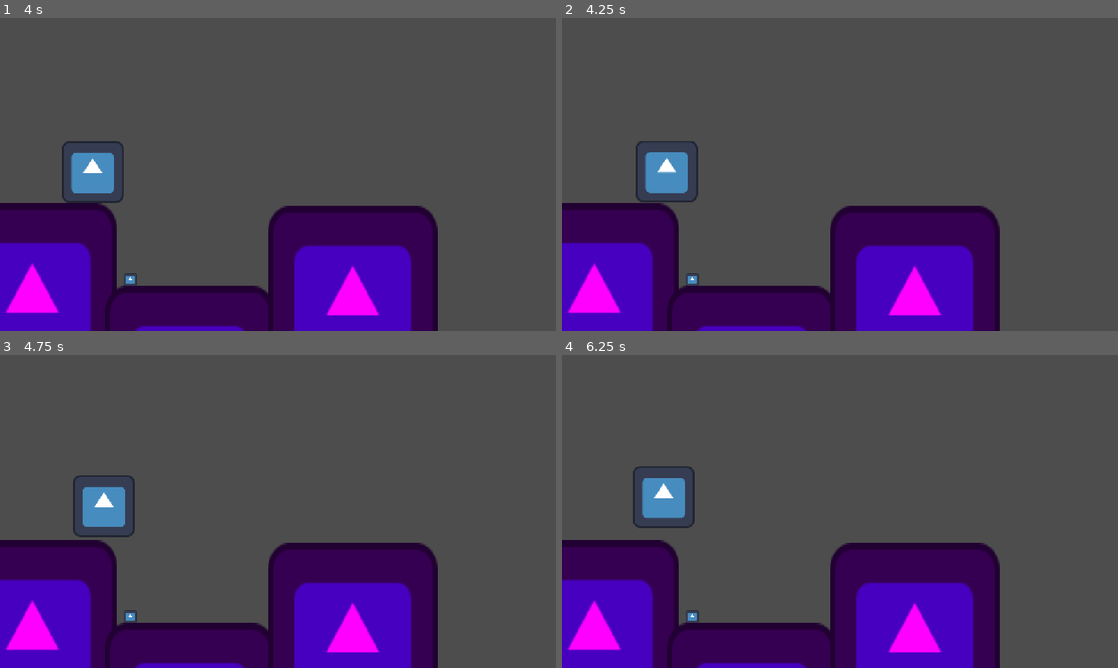
Above: before the commit, frames 1-4 (two rows, left to right).
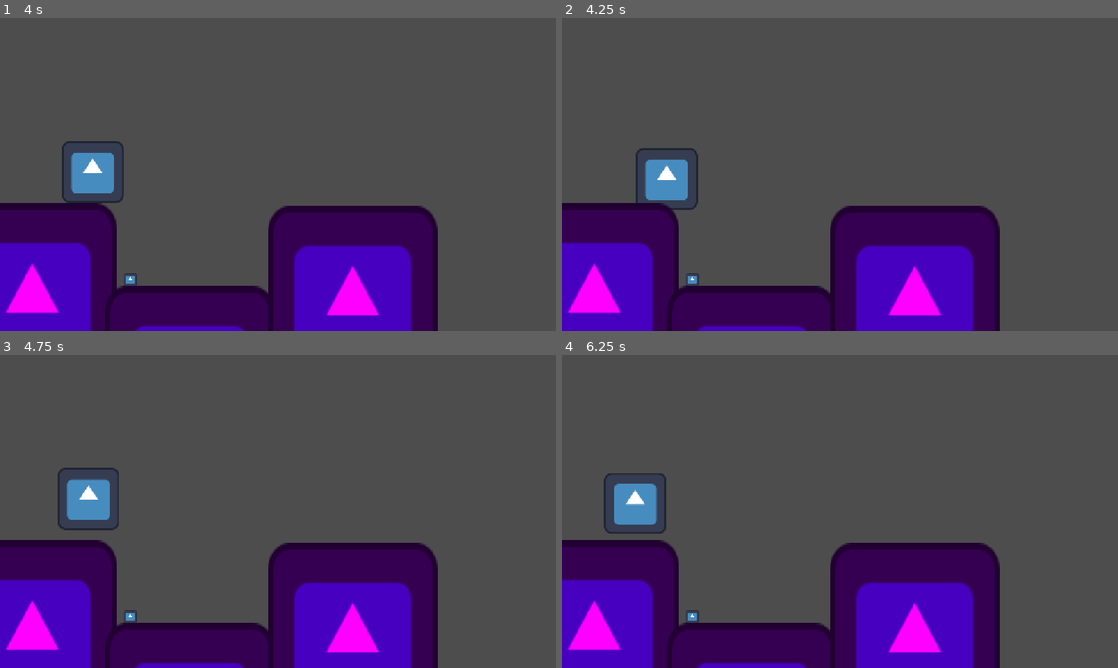
Above: after the commit, the same moments.

Repository: binarie0/swimming-extension
Game: Godot game, scene res://scenes/test_mechanic.tscn
Two runs of this game, one before a commit and one after it. Both use one fixed random seed, a clock stepped at 60 frames per second and the inputs below. The engine's default icon, where the game draws it, is replaced by a stand-in: a white triangle on a blue panel in a dark square.
Inputs:
- Up to frame 1 (4 s): hold D (right) 0.53-2.03 s; tap Space (jump) at 0.6, 0.77, 1.07, 1.52, 1.55, 1.82, 2.1, 3.02, 3.05, 3.32, 3.6, 3.77 s; tap Shift (sprint) at 1.35, 2.85 s; hold A (left) 2.03-2.78 s; hold D (right) from 2.78 s (still down)
- Up to frame 2 (4.25 s): keep holding D (right); tap Space (jump) at 4.07 s
- Up to frame 3 (4.75 s): release D (right) at 4.28 s; hold A (left) from 4.28 s (still down); tap Shift (sprint) at 4.35 s; tap Space (jump) at 4.52, 4.55 s
- Up to frame 4 (6.25 s): tap Space (jump) at 4.82, 5.1, 6.02, 6.05 s; release A (left) at 5.03 s; hold D (right) 5.03-5.78 s; hold A (left) from 5.78 s (still down); tap Shift (sprint) at 5.85 s

Frame 1 is identical in both runs. In frame 2, 0.8% of the frame differs, in the area x 13-25%, y 39-62%; in frame 3, 1.5%; in frame 4, 1.9%, in the area x 7-24%, y 35-58%.

Commit message:
good to push to github ig

Diff:
--- a/scenes/test_mechanic.tscn
+++ b/scenes/test_mechanic.tscn
@@ -16,6 +16,7 @@
 [node name="Node2D" type="Node2D" unique_id=1139568898]
 
 [node name="PlatformerController" parent="." unique_id=1006534717 instance=ExtResource("1_syoih")]
+swim_speed = 1500.0
 
 [node name="StaticBody2D" type="StaticBody2D" parent="." unique_id=283857554]
 
--- a/scripts/platformer_controller.gd
+++ b/scripts/platformer_controller.gd
@@ -103,7 +103,6 @@
 
 	manage_animations()
 	manage_state()
-
 	# We have to handle the gravity after the state
 	handle_gravity(delta)
 
@@ -161,7 +160,7 @@
 	var x_dir: float = Input.get_action_strength(ACTION_RIGHT) - Input.get_action_strength(ACTION_LEFT)
 	var y_dir: float = Input.get_action_strength(ACTION_DOWN) - Input.get_action_strength(ACTION_UP)
 
-	return Vector2(x_dir if JOYSTICK_MOVEMENT else sign(x_dir), y_dir if JOYSTICK_MOVEMENT else sign(y_dir))
+	return Vector2.ZERO if x_dir == 0.0 && y_dir == 0.0 else Vector2(x_dir, y_dir).normalized()
 
 
 # ------------------ Movement Logic ---------------------------------
--- a/scripts/swimming_platformer_controller.gd
+++ b/scripts/swimming_platformer_controller.gd
@@ -4,14 +4,18 @@
 enum {SWIM = 8}
 
 @export var default_water_gravity: Vector2 = Vector2.ZERO;
-
+@export var swim_speed:float = 0;
 var in_water: bool;
 
 func manage_state() -> void:
+
 	if (in_water):
-		print("we are swim");
+		#modulate = Color.GREEN;
 		state = SWIM;
+		#can_jump = false;
+		should_jump = false;
 	else:
+		#modulate = Color.WHITE;
 		super.manage_state();
 
 func manage_animations() -> void:
@@ -24,5 +28,5 @@
 	super.physics_tick(delta, inputs);
 
 func handle_swimming(delta: float, inputs: Dictionary):
-
-	pass;
+	if (state == SWIM):
+		velocity += (inputs.input_direction * swim_speed + default_water_gravity) * delta;
